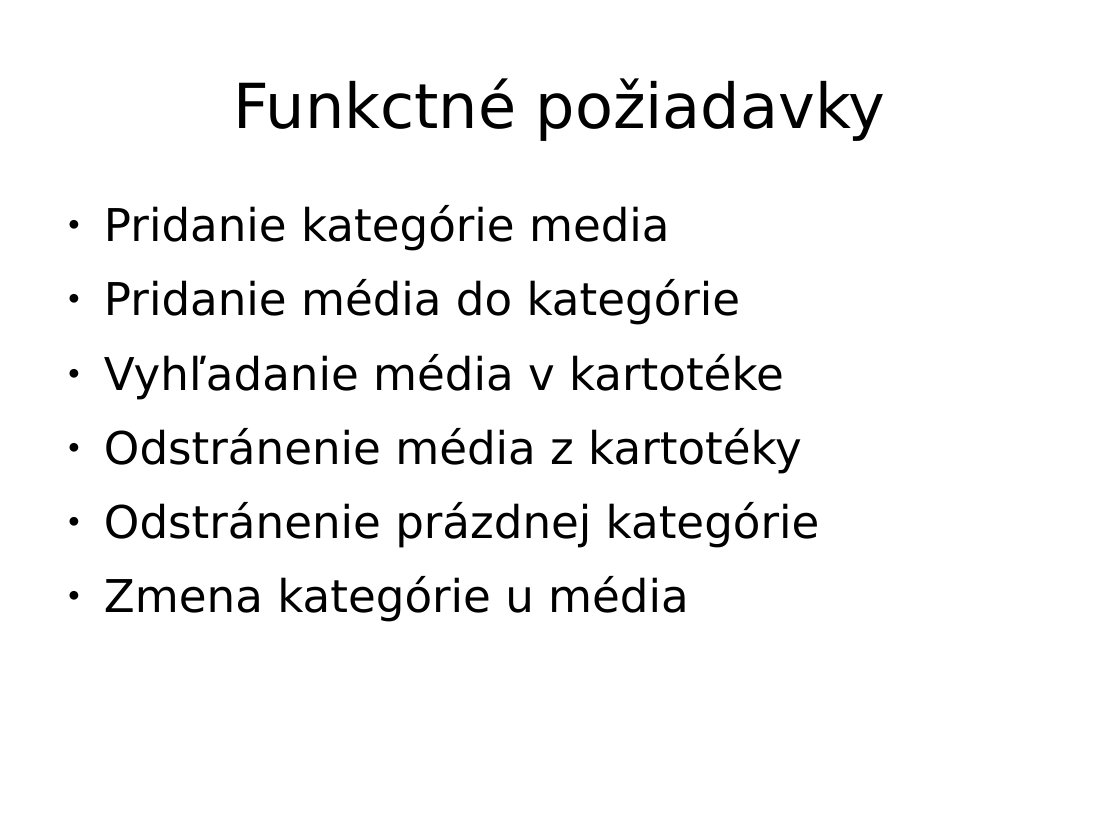
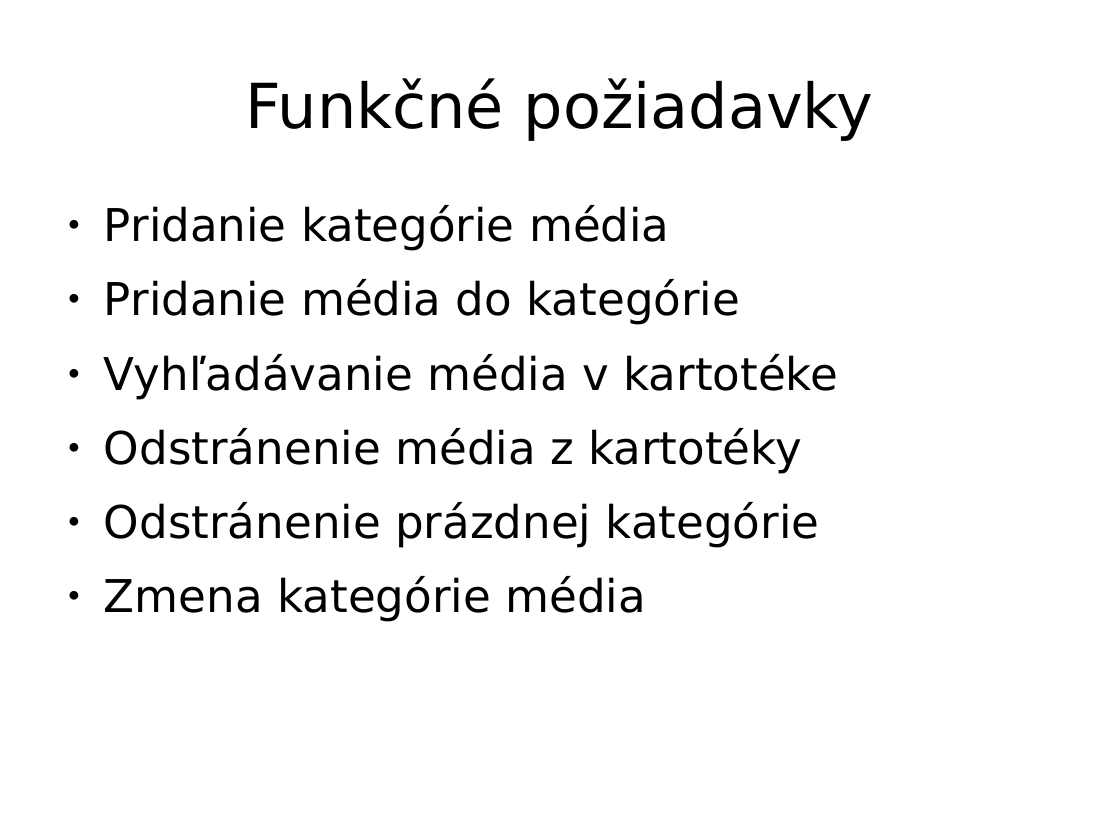
Before and after one commit to pestanko/PB138---Kartoteka, a slide deck: slide 5 of doc/presentation/Prezentacia.odp. Drawn at 1120x840 pixels with LibreOffice and Linux fonts; fonts in the diff are those of the drawing. Boxes give left, top, right and bottom in pixels: in the first picture for what was removed or moved away, otherwise in the second. Text is boxed around its words. In the diff, an @@ line names an element or a change of style, - is before the commit and + after.

```diff
--- a/doc/presentation/Prezentacia.odp
+++ b/doc/presentation/Prezentacia.odp
@@ title at <box>245,78,874,141</box>: text changed @@
-Funkctné požiadavky
+Funkčné požiadavky
@@ text at <box>104,205,670,251</box>: text changed @@
-● Pridanie kategórie media
+● Pridanie kategórie média
@@ text at <box>104,354,839,400</box>: text changed @@
-● Vyhľadanie média v kartotéke
+● Vyhľadávanie média v kartotéke
@@ text at <box>104,576,646,622</box>: text changed @@
-● Zmena kategórie u média
+● Zmena kategórie média
```
Also in this commit, not shown: 8 other slides changed, 1 slide removed, 4 other files.
